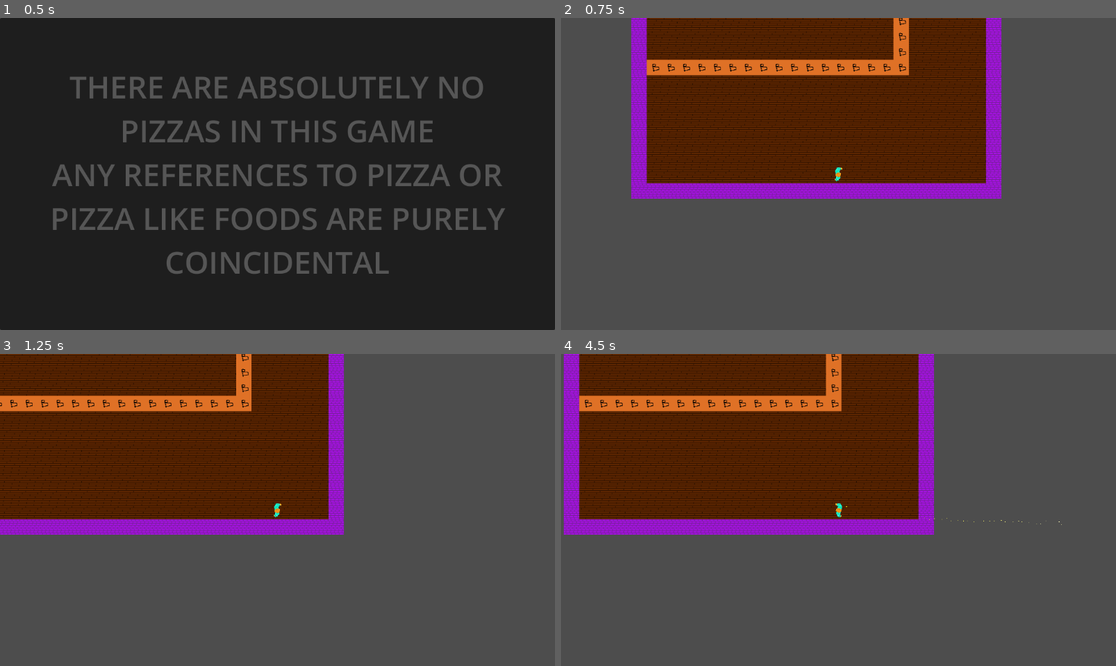
Above: before the commit, frames 1-4 (two rows, left to right).
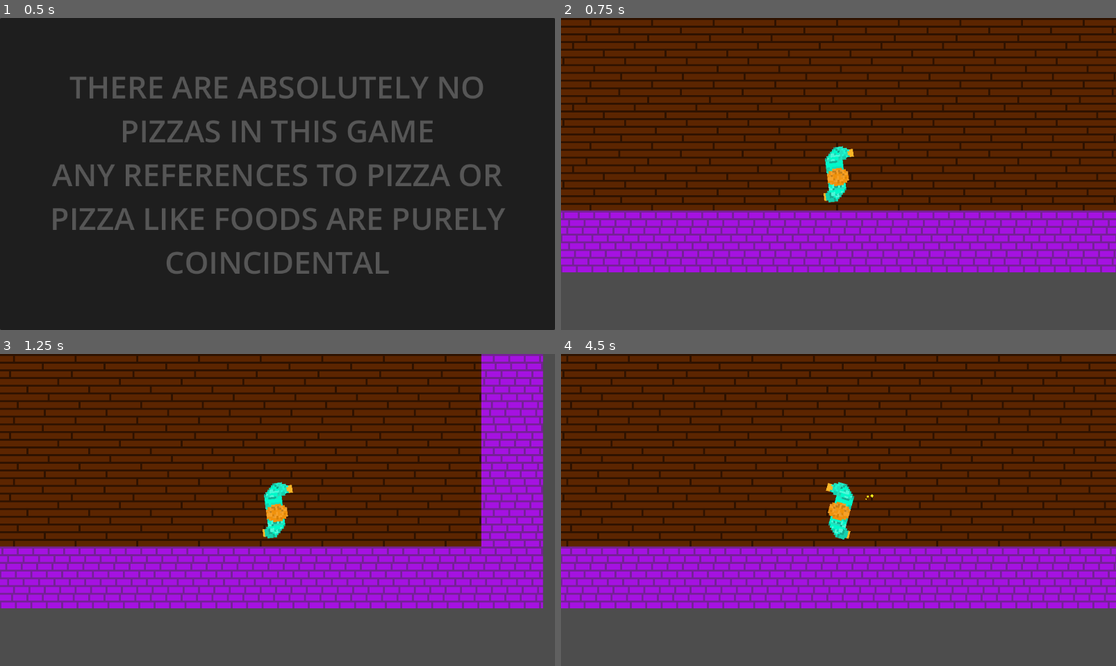
Above: after the commit, the same moments.

Repository: Jibby-Games/PizzaJam11
Game: Godot game, scene res://menu/intro.tscn
The game is run twice, just before and just after one commit, with the same random seed, the same clock (stepped at 60 frames per second) and the same inputs.
Inputs (mouse positions are in pixels of both pictures, inside the frame that each line leads up to):
- Up to frame 1 (0.5 s): no input
- Up to frame 2 (0.75 s): move the mouse to (960, 158) at 0.52 s; press the mouse at (960, 158) at 0.53 s; hold D (right) from 0.53 s (still down)
- Up to frame 3 (1.25 s): keep holding D (right)
- Up to frame 4 (4.5 s): move the mouse to (727, 525) at 1.27 s; release D (right) at 1.28 s; release the mouse at (727, 525) at 1.28 s; hold S (down) 1.28-2.03 s; click (727, 525) at 1.35 s; move the mouse to (894, 441) at 2.02 s; press the mouse at (894, 441) at 2.03 s; hold D (right) 2.03-2.78 s; move the mouse to (810, 572) at 2.77 s; release the mouse at (810, 572) at 2.78 s; hold W (up) 2.78-3.53 s; click (810, 572) at 2.85 s; move the mouse to (1005, 556) at 3.52 s; press the mouse at (1005, 556) at 3.53 s; hold A (left) from 3.53 s (still down); move the mouse to (672, 463) at 4.27 s; release the mouse at (672, 463) at 4.28 s; click (672, 463) at 4.35 s

Frame 1 is identical in both runs. In frame 2, 63% of the frame differs, in the area x 0-100%, y 0-82%; in frame 3, 61%; in frame 4, 63%.

Commit message:
zoom in camera and disable texture filtering

Diff:
--- a/levels/bar.tscn
+++ b/levels/bar.tscn
@@ -17,3 +17,4 @@
 motion_mode = 1
 
 [node name="Camera2D" type="Camera2D" parent="TileMap/Player"]
+zoom = Vector2(4, 4)
--- a/project.godot
+++ b/project.godot
@@ -53,4 +53,5 @@
 
 [rendering]
 
+textures/canvas_textures/default_texture_filter=0
 renderer/rendering_method="gl_compatibility"
